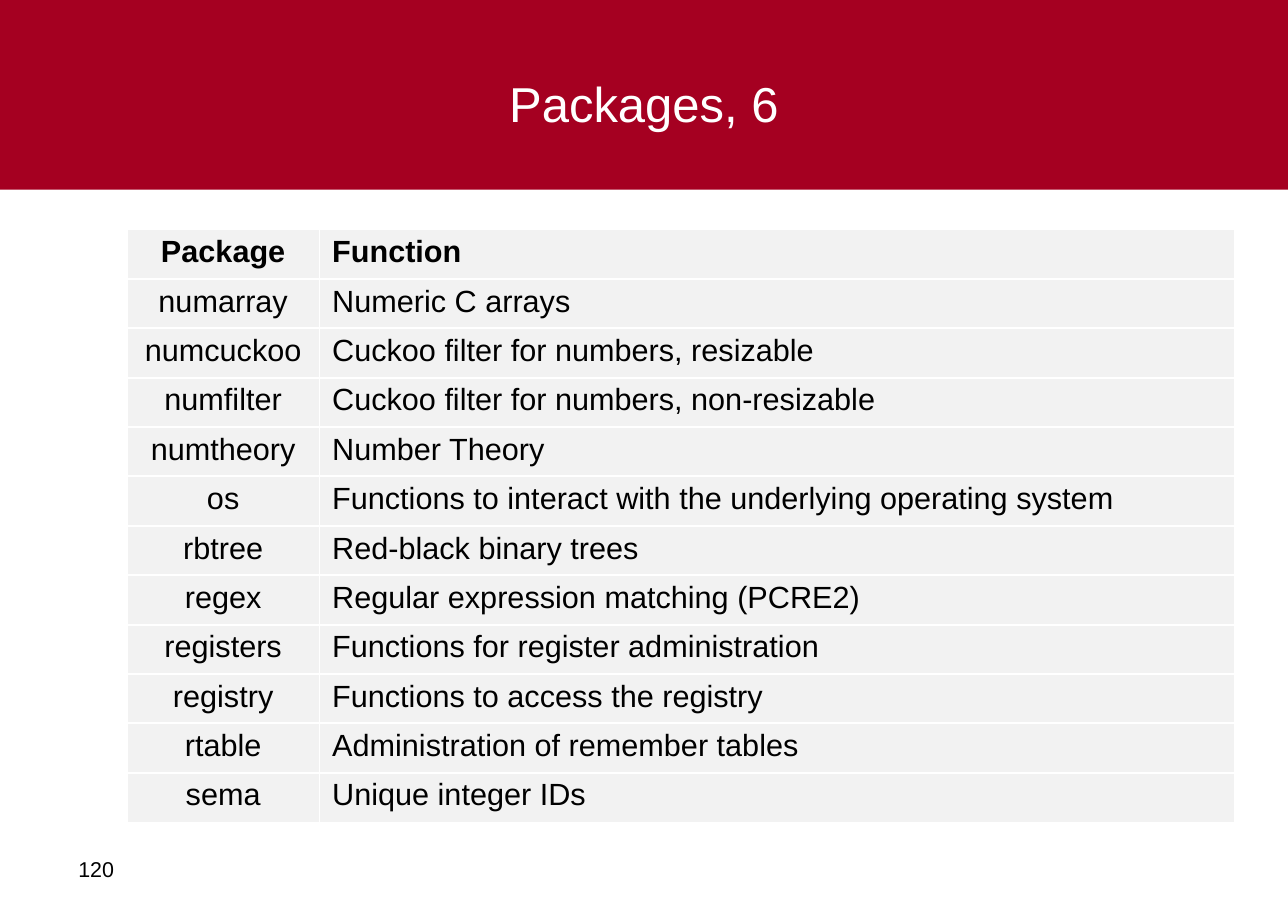
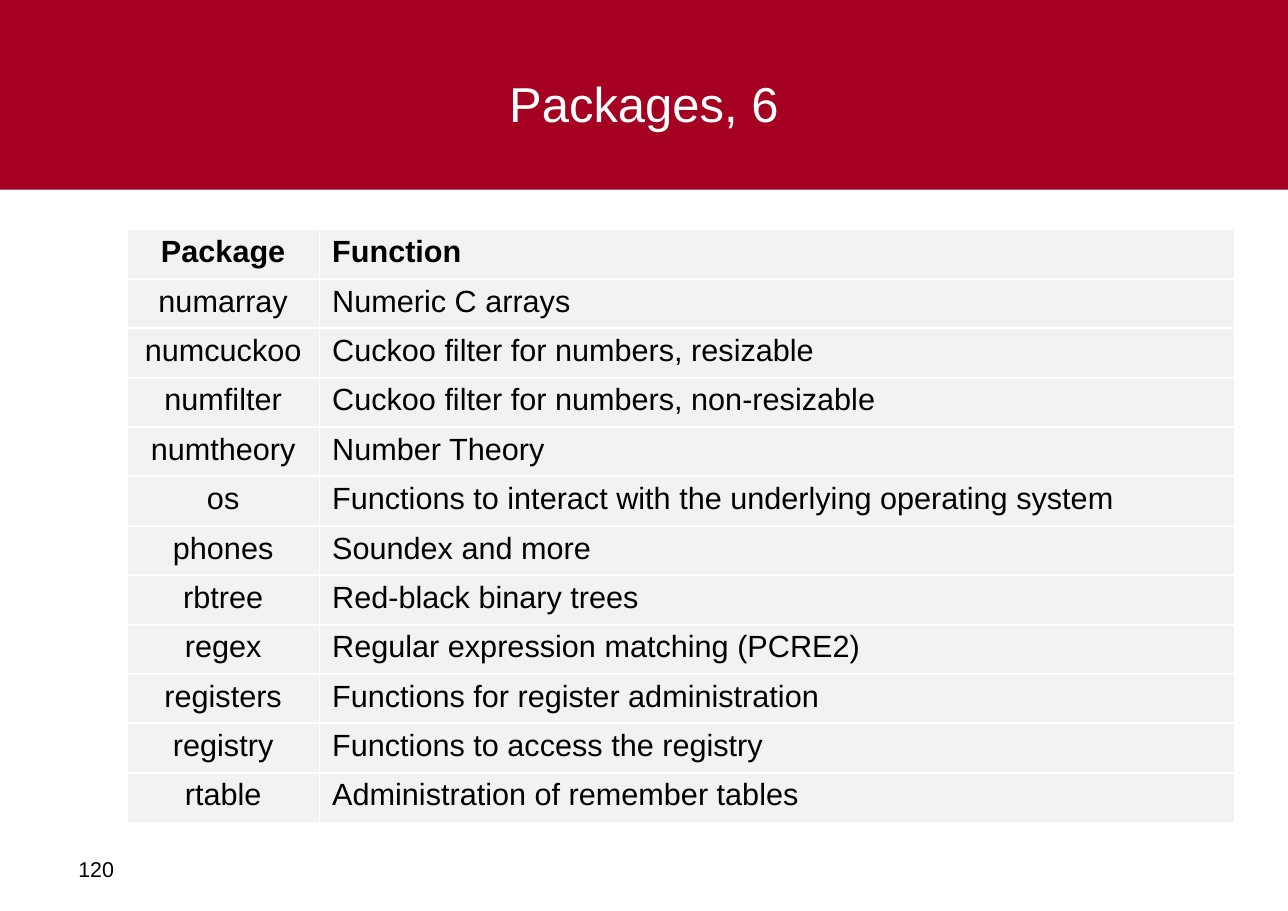
Before and after one commit to al-agena/Agena, a slide deck: slide 120 of doc/agena-crashcourse.ppt. Drawn at 1288x911 pixels with LibreOffice and Linux fonts; fonts in the diff are those of the drawing; background and template pictures are left out. Boxes give left, top, right and bottom in pixels: in the first picture for what was removed or moved away, otherwise in the second. Text is boxed around its words. In the diff, an @@ line names an element or a change of style, - is before the commit and + after.

```diff
--- a/doc/agena-crashcourse.ppt
+++ b/doc/agena-crashcourse.ppt
@@ table at box(127, 229, 1234, 819) @@
+row 7: phones | Soundex and more
-row 12: sema | Unique integer IDs
```
Also in this commit, not shown: 2 other slides changed, 5 other files.
